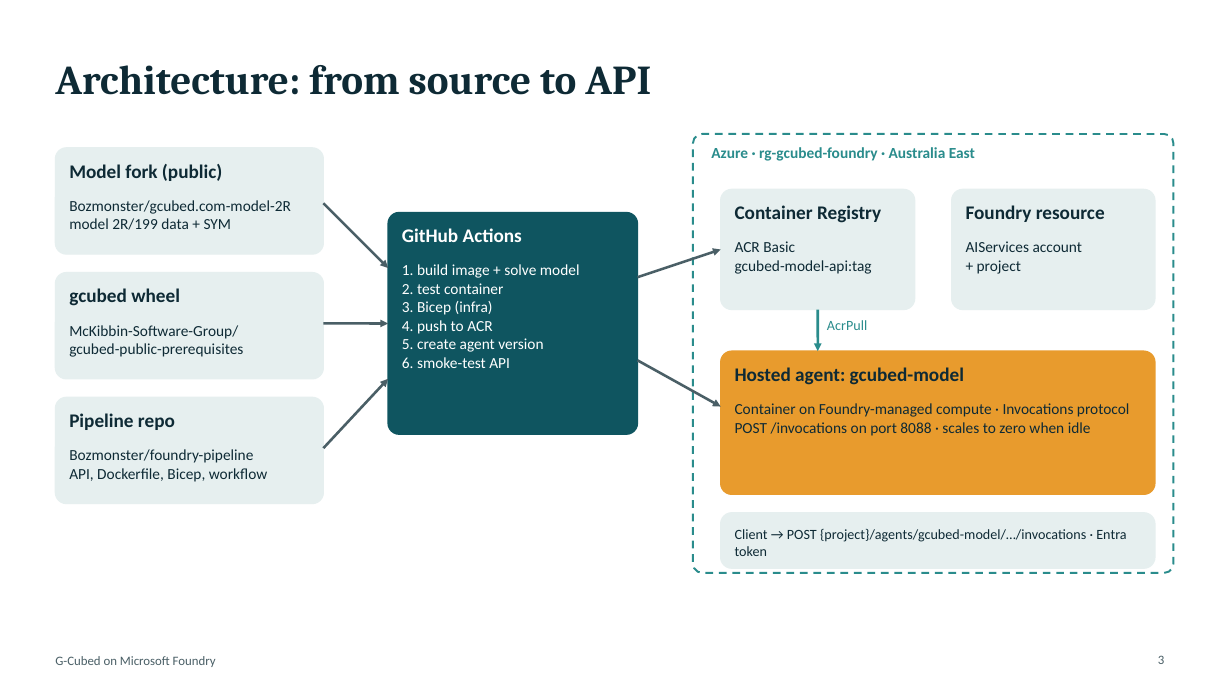
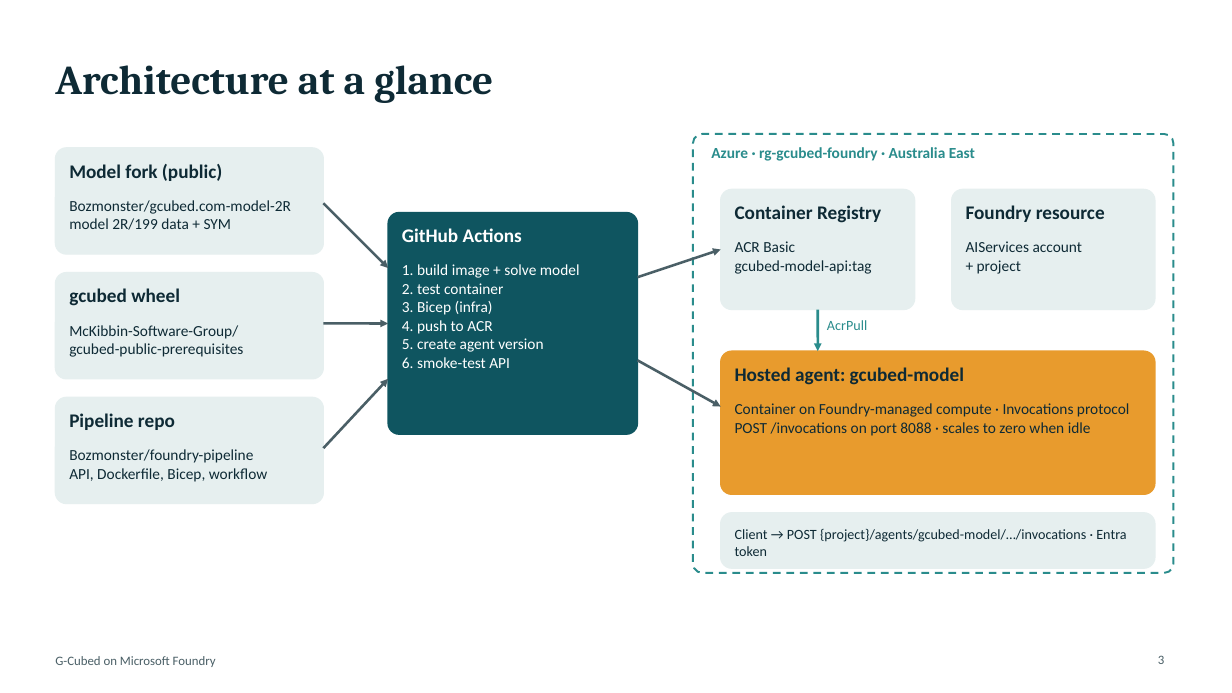
Before and after one commit to Bozmonster/foundry-pipeline, a slide deck: slide 3 of docs/gcubed-foundry-pipeline.pptx. Drawn at 1232x693 pixels with LibreOffice and Linux fonts; fonts in the diff are those of the drawing. Boxes give left, top, right and bottom in pixels: in the first picture for what was removed or moved away, otherwise in the second. Text is boxed around its words. In the diff, an @@ line names an element or a change of style, - is before the commit and + after.

```diff
--- a/docs/gcubed-foundry-pipeline.pptx
+++ b/docs/gcubed-foundry-pipeline.pptx
@@ title at (55,65,493,103): text changed @@
-Architecture: from source to API
+Architecture at a glance
```
Also in this commit, not shown: 4 other slides changed, 15 slides added, 31 other files.
